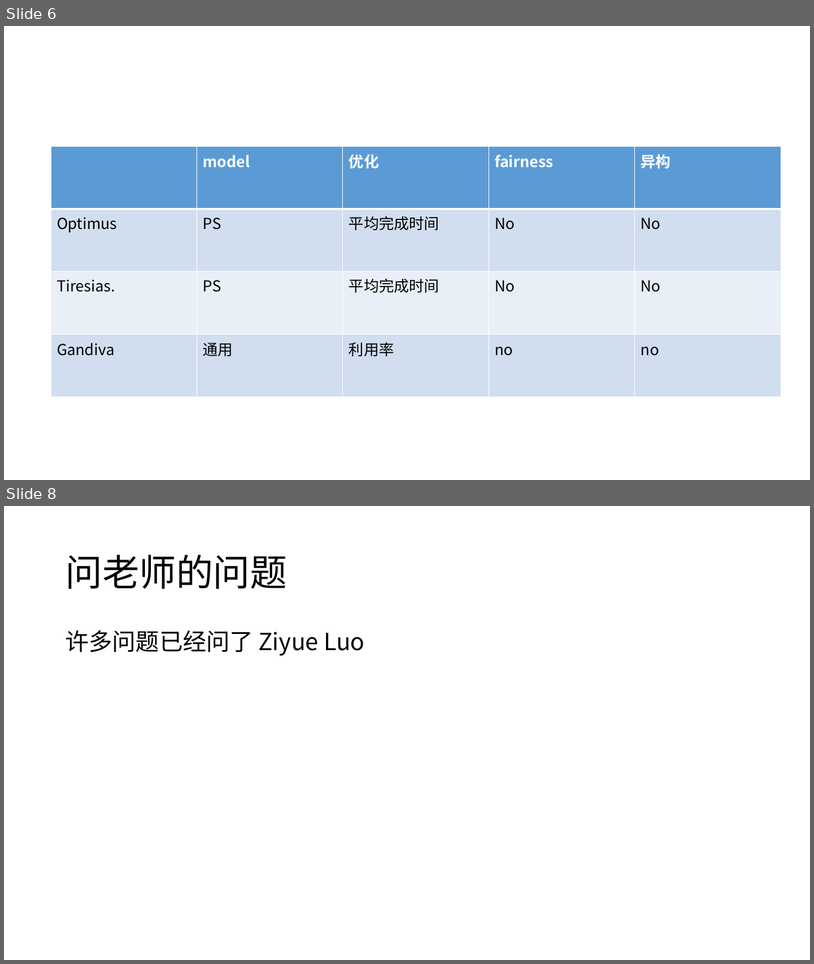
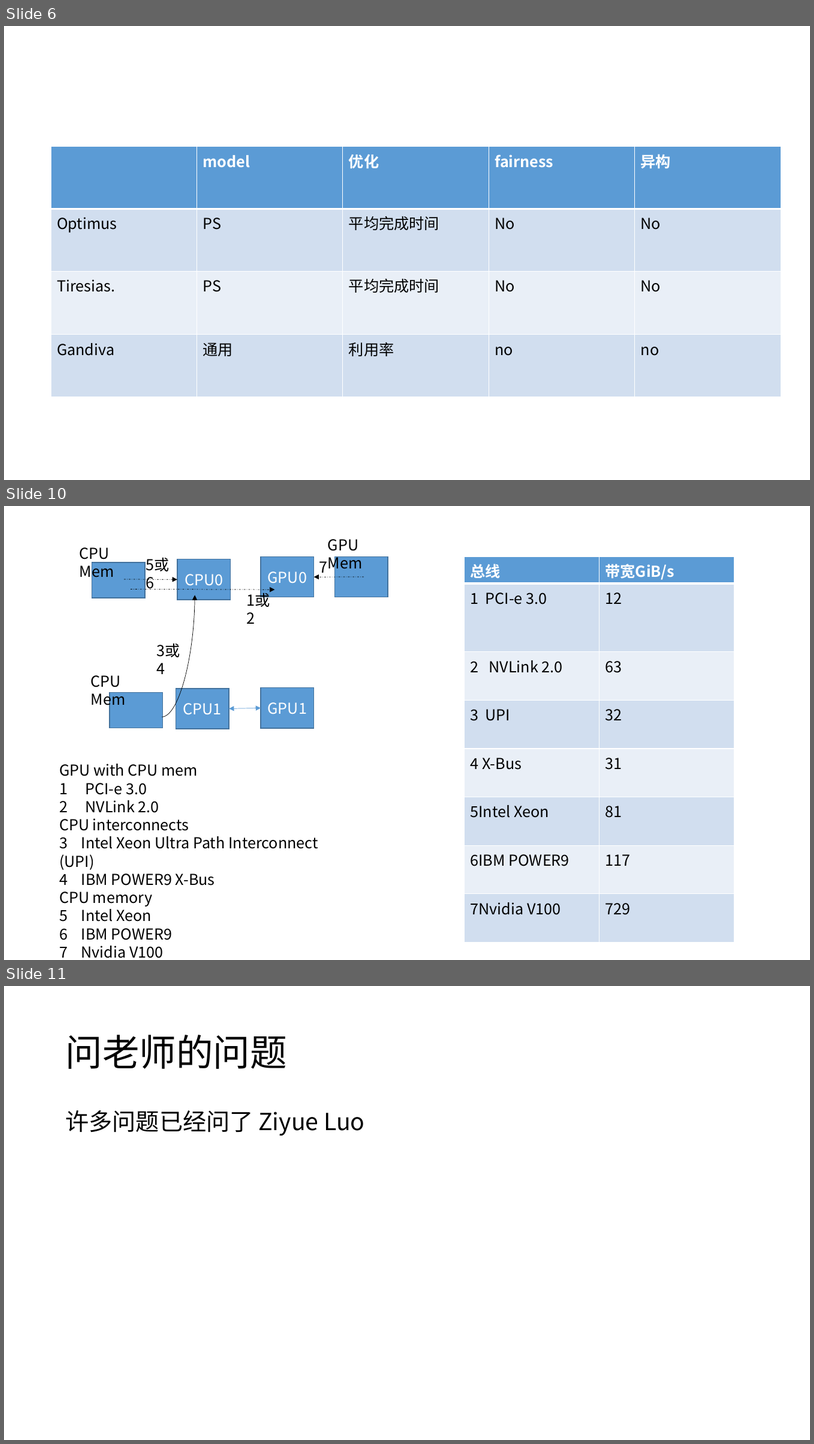
Before and after one commit to LukeLIN-web/distrubuted-ML-system, a slide deck: week report/8.18 report.pptx. Shown one above the other, each under a label of ours: slides 6 and 8 before the commit, slides 6, 10 and 11 after it; the slides between them are not shown. The pictures are 814x964 and 814x1444 pixels, drawn with LibreOffice and Linux fonts; fonts in the diff are those of the drawing. Boxes give left, top, right and bottom in pixels: in the first picture for what was removed or moved away, otherwise in the second. Text is boxed around its words. In the diff, an @@ line names an element or a change of style, - is before the commit and + after.

Commit message:
nvidia nvlink

```diff
--- a/week report/8.18 report.pptx
+++ b/week report/8.18 report.pptx
@@ slide 10 added at [4, 506, 810, 960], background #FFFFFF @@
@@ text added at [328, 539, 363, 572], 18 pt, text #000000 @@
+GPU Mem
@@ text added at [80, 547, 114, 580], 18 pt, text #000000 @@
+CPU Mem
@@ text added at [140, 553, 183, 577], 18 pt, text #000000 @@
+5或6
@@ rectangle added at [177, 559, 231, 600], fill #5B9BD5, outline #43739E 1 pt, 18 pt, text #FFFFFF @@
+CPU0
@@ rectangle added at [261, 557, 314, 597], fill #5B9BD5, outline #43739E 1 pt, 18 pt, text #FFFFFF @@
+GPU0
@@ rectangle added at [335, 557, 388, 597], fill #5B9BD5, outline #43739E 1 pt @@
@@ table added at [464, 557, 734, 942], 8 rows, 2 columns @@
+总线 | 带宽GiB/s
+1 PCI-e 3.0 | 12
+2 NVLink 2.0 | 63
+3 UPI | 32
+4 X-Bus | 31
+5Intel Xeon | 81
+6IBM POWER9 | 117
+7Nvidia V100 | 729
@@ rectangle added at [92, 562, 145, 598], fill #5B9BD5, outline #43739E 1 pt @@
@@ arrow added from (364, 577) to (314, 577), #000000 0.5 pt dashed @@
@@ text added at [320, 561, 328, 573], 18 pt, text #000000 @@
+7
@@ arrow added from (125, 579) to (177, 579), #000000 0.5 pt dashed @@
@@ arrow added from (131, 589) to (275, 589), #000000 0.5 pt dashed @@
@@ curved arrow added from (162, 717) to (195, 595), #000000 0.5 pt @@
@@ text added at [240, 588, 284, 612], 18 pt, text #000000 @@
+1或2
@@ text added at [151, 639, 195, 663], 18 pt, text #000000 @@
+3或4
@@ text added at [91, 675, 126, 708], 18 pt, text #000000 @@
+CPU Mem
@@ rectangle added at [110, 693, 163, 728], fill #5B9BD5, outline #43739E 1 pt @@
@@ rectangle added at [176, 688, 229, 729], fill #5B9BD5, outline #43739E 1 pt, 18 pt, text #FFFFFF @@
+CPU1
@@ rectangle added at [261, 687, 314, 728], fill #5B9BD5, outline #43739E 1 pt, 18 pt, text #FFFFFF @@
+GPU1
@@ double arrow added from (229, 709) to (261, 708), #5B9BD5 0.5 pt @@
@@ text added at [59, 763, 318, 958], 18 pt, text #000000 @@
+GPU with CPU mem
+1 PCI-e 3.0
+2 NVLink 2.0
+CPU interconnects
+3 Intel Xeon Ultra Path Interconnect (UPI)
+4 IBM POWER9 X-Bus
+CPU memory
+5 Intel Xeon
+6 IBM POWER9
+7 Nvidia V100
@@ what was slide 8 is now slide 11 @@
```
Also in this commit, not shown: 3 slides changed, 2 other slides added, 3 other files.
